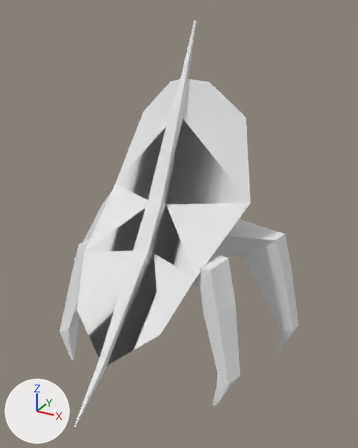
Two versions of the OBJ model projects/Resonance v2/res/animations/walking/Walking-7.obj, one commit apart.
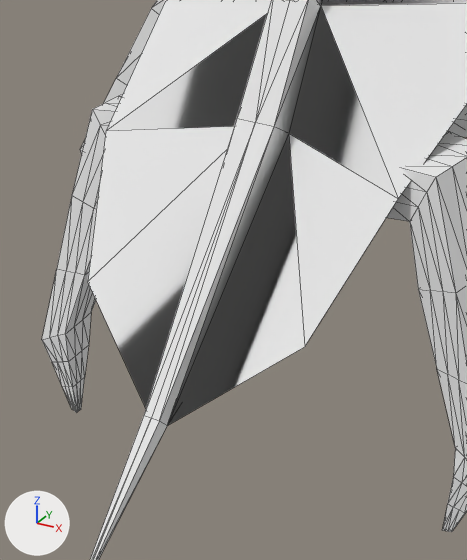
There are two pictures of each version: one whole from a camera (50 mm lens) standing at (1.15, -1.92, 1.8) and looking at (0.11, -0.01, 0.85), one close up on the part from 12% to 62% of the width and 45% to 93% of the height. Every picture has the same lights, and +X, +Y and +Z are marked at lower left. The close-ups show mesh edges as thin lines. Where no turn or scale is listed for an object, it has been applied to the vertices.
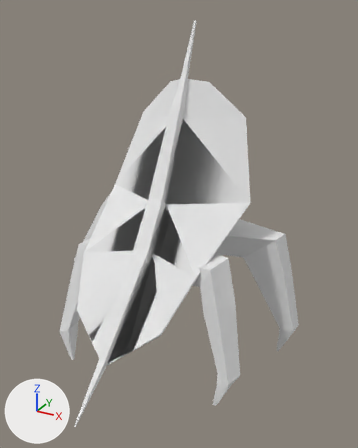
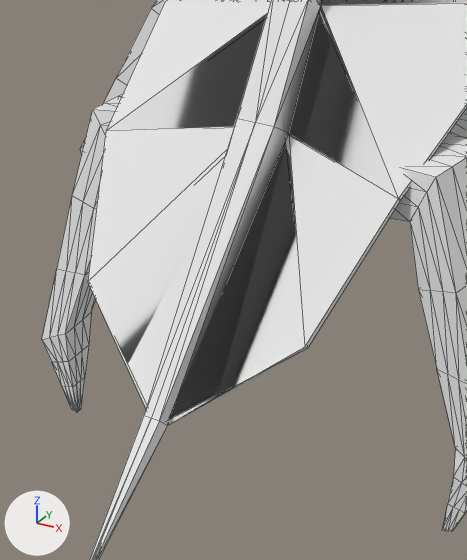
Changed parts and their boxes [x1, y1, x2, y2] in the close-ups (467 x 560 px):
part 1 of me_cube, added
    after: [88, 10, 467, 426]

The edits, one by one:
me_cube is used by ob_cube; location (0.0, 0.0, 0.0).
me_cube had 580 vertices, 1150 faces and spanned x -0.64..0.63, y -0.75..0.63, z 0.0..1.74.
me_cube now has 1160 vertices, 2336 faces and spans x -0.64..0.63, y -0.75..0.63, z 0.0..1.74.
me_cube part 1: 580 vertices added at x -0.63..0.63, y -0.75..0.62, z 0.01..1.73.
